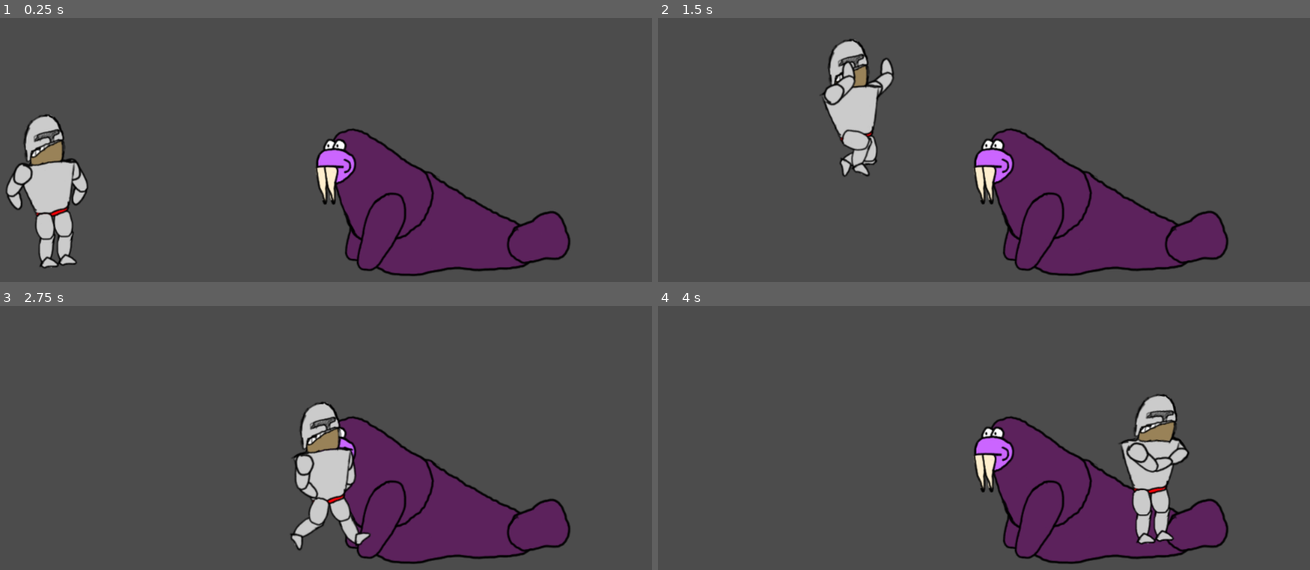
Above: before the commit, frames 1-4 (two rows, left to right).
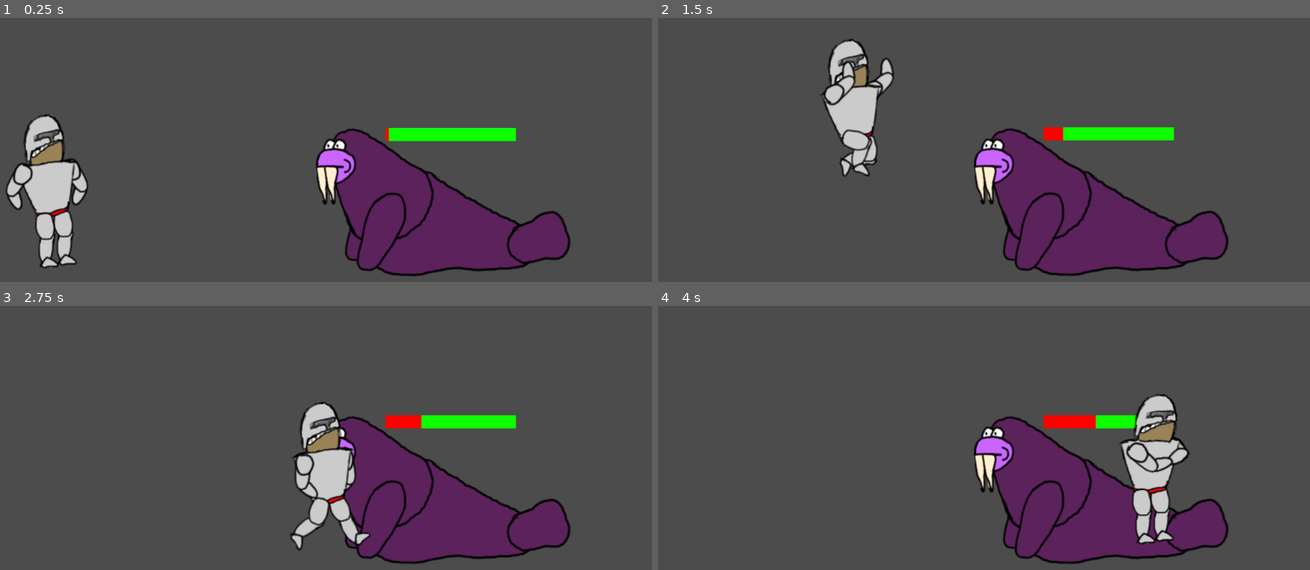
Above: after the commit, the same moments.

Repository: Wall-Dough/unstable
Game: Godot game, scene res://level/Level.tscn
Two runs of this game, one before a commit and one after it. Both use one fixed random seed, a clock stepped at 60 frames per second and the inputs below.
Inputs:
- Up to frame 1 (0.25 s): no input
- Up to frame 2 (1.5 s): hold Right (move_right) 0.53-1.28 s; hold S (give) 0.53-1.28 s; tap Up (jump) at 0.77 s; hold A (kick_left) from 1.28 s (still down); tap S (give) at 1.35 s
- Up to frame 3 (2.75 s): tap Up (jump) at 1.52 s; release A (kick_left) at 2.03 s; hold Right (move_right) from 2.03 s (still down); hold S (give) from 2.03 s (still down)
- Up to frame 4 (4 s): release S (give) at 2.78 s; tap S (give) at 2.85 s; tap Up (jump) at 3.02, 3.77 s; release Right (move_right) at 3.53 s; hold A (kick_left) from 3.53 s (still down); hold S (give) from 3.53 s (still down)

The runs differ from the first frame. In frame 1, 1.0% of the frame differs, in the area x 59-80%, y 41-47%; in frame 2, 1.0%; in frame 3, 1.0%; in frame 4, 0.7%.

Commit message:
Add monster enraged state

Diff:
--- /dev/null
+++ b/monster/Monster.gd
@@ -0,0 +1,35 @@
+extends Node2D
+
+
+# Declare member variables here. Examples:
+# var a = 2
+# var b = "text"
+var active_sprite
+var rage_level = 0
+var max_rage = 100
+var enraged = false
+
+
+# Called when the node enters the scene tree for the first time.
+func _ready():
+	active_sprite = $body/collision/sprite/rest
+
+func change_sprite(sprite):
+	active_sprite.hide()
+	active_sprite = sprite
+	active_sprite.show()
+
+func enrage():
+	enraged = true
+	change_sprite($body/collision/sprite/enraged)
+
+# Called every frame. 'delta' is the elapsed time since the previous frame.
+func _process(delta):
+	if !enraged:
+		rage_level += delta * 10
+		if rage_level >= max_rage:
+			rage_level = max_rage
+			enrage()
+	var max_rage_size = $body/max_rage.get_size().x
+	var rage_size = rage_level / max_rage * max_rage_size
+	$body/max_rage/rage_level.rect_size.x = rage_size
--- a/monster/Monster.tscn
+++ b/monster/Monster.tscn
@@ -1,6 +1,7 @@
-[gd_scene load_steps=4 format=2]
+[gd_scene load_steps=5 format=2]
 
 [ext_resource path="res://images/textures.png" type="Texture" id=1]
+[ext_resource path="res://monster/Monster.gd" type="Script" id=2]
 
 [sub_resource type="RectangleShape2D" id=1]
 extents = Vector2( 169.265, 10 )
@@ -9,6 +10,7 @@
 extents = Vector2( 179.656, 107.718 )
 
 [node name="Monster" type="Node2D"]
+script = ExtResource( 2 )
 
 [node name="body" type="RigidBody2D" parent="."]
 position = Vector2( 42.659, 55.5364 )
@@ -20,15 +22,40 @@
 position = Vector2( 0.645103, -0.231987 )
 shape = SubResource( 1 )
 
-[node name="sprite" type="Polygon2D" parent="body/collision"]
+[node name="sprite" type="Node2D" parent="body/collision"]
+
+[node name="rest" type="Polygon2D" parent="body/collision/sprite"]
 position = Vector2( -95.8784, -82.0146 )
 offset = Vector2( -277.593, -132.095 )
 texture = ExtResource( 1 )
 polygon = PoolVector2Array( 177.08, 21.892, 158.08, 45.892, 150.08, 69.892, 152.08, 101.892, 163.08, 135.892, 186.08, 1 …(259 unchanged characters)…
 uv = PoolVector2Array( 177.08, 21.892, 158.08, 45.892, 150.08, 69.892, 152.08, 101.892, 163.08, 135.892, 186.08, 143.89 …(254 unchanged characters)…
 
+[node name="enraged" type="Polygon2D" parent="body/collision/sprite"]
+visible = false
+position = Vector2( -72.2752, -65.914 )
+offset = Vector2( -698.216, -147.041 )
+texture = ExtResource( 1 )
+polygon = PoolVector2Array( 548.322, 76.5101, 551.007, 49.6644, 562.416, 32.8859, 568.456, 17.4497, 608.054, 6.71141, 652.349, 16.7785, 716.779, 68.4564, 867.651, 154.02, 907.919, 134.557, 922.685, 137.242, 939.463, 151.336, 949.53, 188.248, 940.805, 213.081, 913.289, 219.121, 887.114, 221.805, 851.544, 233.886, 781.074, 233.886, 678.389, 244.624, 645.503, 235.899, 612.617, 230.53, 605.235, 221.134, 593.826, 213.752, 592.483, 191.604, 600.537, 166.772, 586.443, 131.201, 563.624, 132.544, 552.886, 121.134 )
+uv = PoolVector2Array( 548.322, 76.5101, 551.007, 49.6644, 562.416, 32.8859, 568.456, 17.4497, 608.054, 6.71141, 652.349, 16.7785, 716.779, 68.4564, 867.651, 154.02, 907.919, 134.557, 922.685, 137.242, 939.463, 151.336, 949.53, 188.248, 940.805, 213.081, 913.289, 219.121, 887.114, 221.805, 851.544, 233.886, 781.074, 233.886, 678.389, 244.624, 645.503, 235.899, 612.617, 230.53, 605.235, 221.134, 593.826, 213.752, 597.181, 186.235, 600.537, 166.772, 586.443, 131.201, 563.624, 132.544, 552.886, 121.134 )
+
 [node name="monster_detect" type="Area2D" parent="body"]
 
 [node name="collision" type="CollisionShape2D" parent="body/monster_detect"]
 position = Vector2( -9.2384, -95.8481 )
 shape = SubResource( 2 )
+
+[node name="max_rage" type="ColorRect" parent="body"]
+margin_left = -110.71
+margin_top = -203.36
+margin_right = 89.2905
+margin_bottom = -183.36
+color = Color( 0.054902, 1, 0, 1 )
+__meta__ = {
+"_edit_use_anchors_": false
+}
+
+[node name="rage_level" type="ColorRect" parent="body/max_rage"]
+margin_right = 100.0
+margin_bottom = 20.0
+color = Color( 1, 0, 0, 1 )
Binary file changed: images/textures.png
Not shown, changed: images/textures.kra
